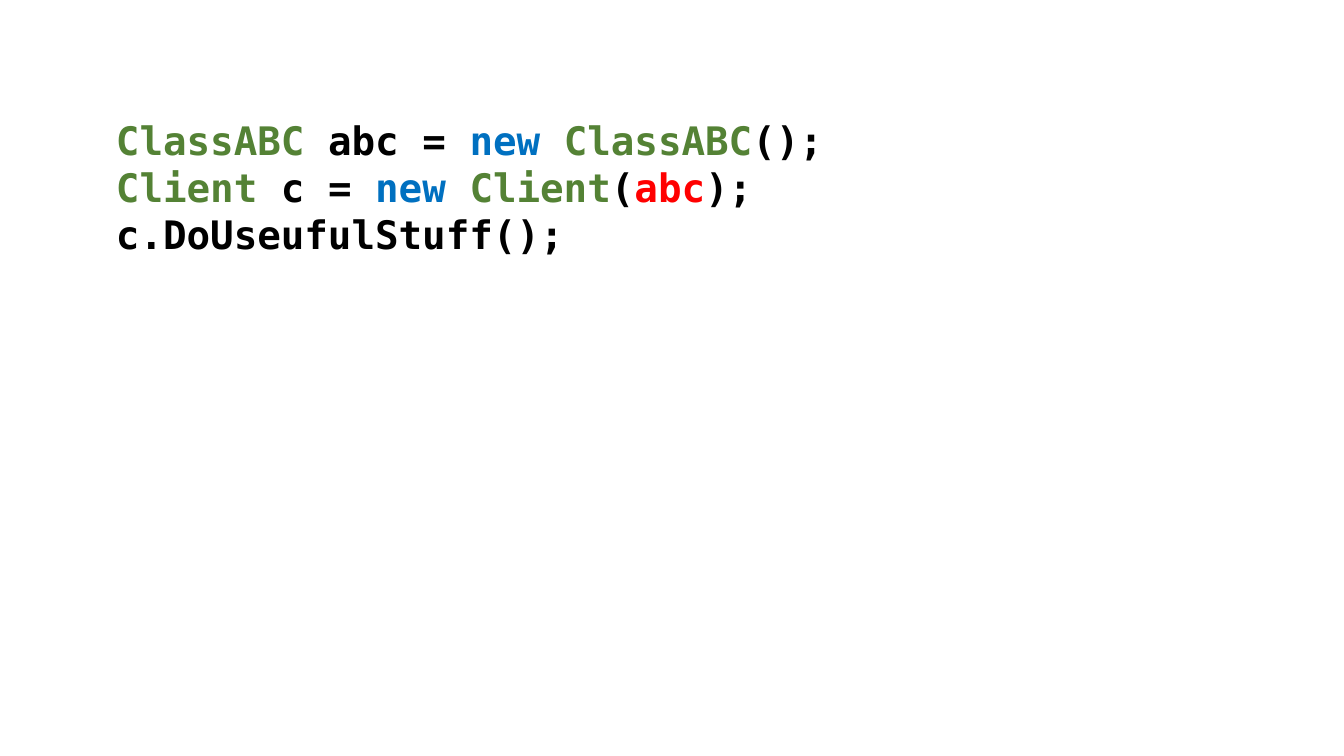
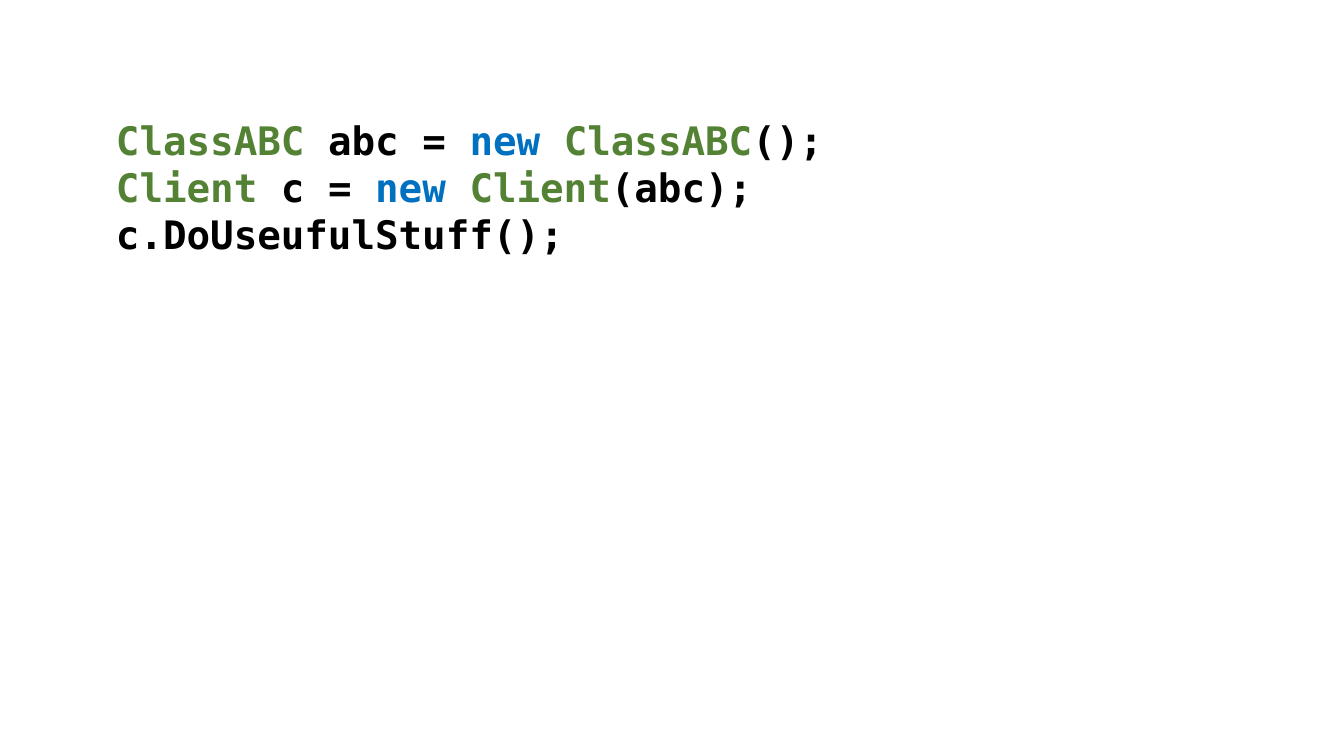
Before and after one commit to perl-easj/OOProg, a slide deck: slide 82 of Chap/SOLID/Presentations/SOLID.pptx (slide 107 before the commit). Drawn at 1344x756 pixels with LibreOffice and Linux fonts; fonts in the diff are those of the drawing. Boxes give left, top, right and bottom in pixels: in the first picture for what was removed or moved away, otherwise in the second. Text is boxed around its words. In the diff, an @@ line names an element or a change of style, - is before the commit and + after.

```diff
--- a/Chap/SOLID/Presentations/SOLID.pptx
+++ b/Chap/SOLID/Presentations/SOLID.pptx
@@ text at bbox=[116, 171, 753, 208]: text colour #FF0000 to #000000 in "Client(abc);" @@
```
Also in this commit, not shown: 14 other slides changed, 17 slides added, 29 slides removed, 1 other file.
